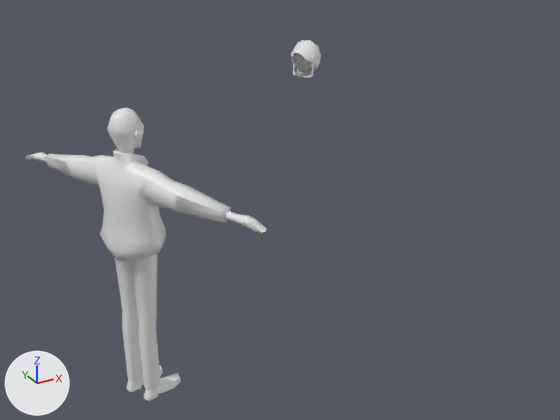
Before and after pictures for a commit that changed the FBX model Assets/Models/Characters/Rig_Stu.fbx.
Before and after are seen from a 50 mm lens placed at (-1.69, -1.14, 2.62), pointed at (0.47, 2.79, 0.66). The lights are fixed; the arrows at lower left show +X, +Y and +Z. Vertices at the same position are counted once.

Before the edit, the objects in view are built like this:
```python
me_cube_084 = bpy.data.meshes.new('Cube.084')
me_cube_084.from_pydata(...)  # 638 vertices, 674 faces; spans x -0.81..0.81, y -0.18..0.13, z 0.0..1.6
# faces by material slot: [424, 250]
me_cube_084.materials.append(mat_stu)  # white #e7e7e7
me_cube_084.materials.append(mat_jacket)  # white #e7e7e7
# before: 20 (0.09, 0.05, 0.07) at pixel (127, 376), 21 (0.04, 0.05, 0.07) at pixel (134, 380), 100 (0.06, -0.04, 0.07), 101 (0.06, 0.06, 0.07) at pixel (128, 380), 130 (0.1, 0.0, 0.07)
# before: 179 (0.03, 0.05, 0.38) at pixel (130, 332), 181 (0.1, 0.05, 0.38) at pixel (122, 328), 182 (0.07, 0.07, 0.38) at pixel (123, 331), 183 (0.07, -0.04, 0.38), 184 (0.03, 0.01, 0.38) at pixel (136, 329)
# before: 185 (0.11, 0.01, 0.38), 352 (-0.09, 0.05, 0.07) at pixel (151, 388), 353 (-0.04, 0.05, 0.07) at pixel (144, 384), 427 (-0.06, -0.04, 0.07) at pixel (159, 378), 428 (-0.06, 0.06, 0.07) at pixel (145, 388)
# before: 454 (-0.1, 0.0, 0.07) at pixel (158, 385), 501 (-0.03, 0.05, 0.38) at pixel (138, 336), 503 (-0.1, 0.05, 0.38) at pixel (148, 340), 504 (-0.07, 0.07, 0.38) at pixel (141, 340), 505 (-0.07, -0.04, 0.38) at pixel (155, 331)
# before: 506 (-0.03, 0.01, 0.38), 507 (-0.11, 0.01, 0.38) at pixel (154, 338)
me_plane_001 = bpy.data.meshes.new('Plane.001')
me_plane_001.from_pydata(...)  # 96 vertices, 74 faces; spans x -0.072..0.083, y -0.091..0.081, z 0.004..0.158
me_plane_001.materials.append(mat_stu)  # white #e7e7e7
me_plane_056 = bpy.data.meshes.new('Plane.056')
me_plane_056.from_pydata(...)  # 96 vertices, 110 faces; spans x -0.052..0.052, y -0.0868..0.0137, z -0.0261..0.0112
me_plane_056.materials.append(mat_hair)  # white #e7e7e7
ob_char_face_stu = bpy.data.objects.new('char_Face_Stu', me_plane_001)
ob_char_face_stu.location = (0.642, 2.902, 1.558)
ob_char_face_stu.rotation_euler = (1.571, 0.0, 2.006)  # degrees (90, 0, 115)
ob_char_face_stu.scale = (1.3, 1.3, 1.3)
ob_obj_glasses = bpy.data.objects.new('obj_Glasses', me_plane_056)
ob_obj_glasses.location = (0.713, 2.93, 1.576)
ob_obj_glasses.rotation_euler = (1.561, -0.0485, 2.038)  # degrees (89, -2.8, 117)
ob_obj_glasses.scale = (1.36, 1.36, 1.36)
ob_stu = bpy.data.objects.new('Stu', me_cube_084)
ob_stu.location = (-0.635, 2.308, 0.0)
ob_stu.rotation_euler = (0.0, 0.0, 2.006)  # degrees (0, 0, 115)
```
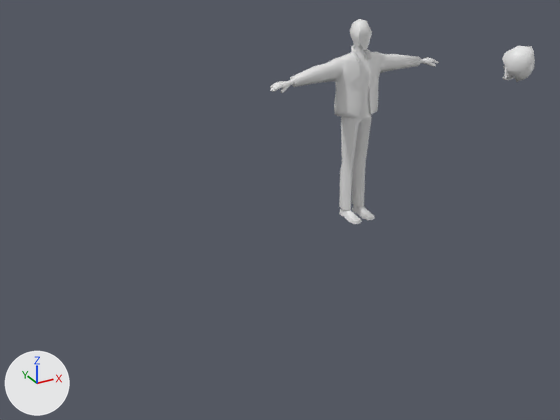
Pixel boxes (x1, y1, x2, y2) of what changed, in the pictures (560 x 420 px; the box of a moved part takes in the faces that stretch with it):
'Stu', reshaped, moved, turned
    before: (25, 108, 266, 401)
    after: (270, 19, 439, 224)
'char_Face_Stu', moved, turned
    before: (291, 40, 321, 78)
    after: (502, 46, 535, 82)
'obj_Glasses', moved, turned
    before: (293, 53, 314, 78)
    after: (503, 58, 515, 80)
part 1 of me_cube_084, moved or reshaped
    before: (88, 161, 166, 316)
    after: (332, 55, 388, 159)
part 2 of me_cube_084, moved or reshaped
    before: (122, 314, 161, 389)
    after: (339, 160, 366, 210)

The change, as a list of edits to the scene's bpy script:
```text
Change me_cube_084:
    used by ob_stu; location = (-0.635, 2.308, 0.0); rotation_euler = (0.0, 0.0, 2.006), in degrees (0, 0, 115)
    verts and faces of me_cube_084; kept vertices keep their numbers, new ones are numbered from 638
    remove me_cube_084.from_pydata(...)  # 638 vertices, 674 faces; spans x -0.81..0.81, y -0.18..0.13, z 0.0..1.6
    add me_cube_084.from_pydata(...)  # 641 vertices, 674 faces; spans x -0.81..0.81, y -0.18..0.12, z 0.0..1.6
    me_cube_084 part 1
    5 faces are deleted
    11 vertices in x -0.11..0.11, y -0.12..0.06, z 0.81..1.06 move by (0.0, 0.01, 0.0)
    9 vertices in x 0.12..0.16, y -0.07..0.08, z 0.88..1.21 move by (0.03, 0.0, 0.0)
    9 vertices in x -0.16..-0.12, y -0.07..0.08, z 0.88..1.21 move by (-0.03, 0.0, 0.0)
    4 vertices in x 0.05..0.12, y -0.12..-0.08, z 0.92..0.97 move by (-0.01, 0.01, 0.0)
    4 vertices in x -0.12..-0.05, y -0.12..-0.08, z 0.92..0.97 move by (0.01, 0.01, 0.0)
    3 vertices in x -0.07..0.03, y -0.11..-0.07, z 0.87..1.2 move by (0.01, 0.0, 0.0)
    54 vertices move from x -0.18..0.18, y -0.11..0.13, z 0.81..1.21 to x -0.19..0.19, y -0.11..0.12, z 0.81..1.21
    3 vertices are added at (0.0, 0.07, 0.95), (0.0, 0.09, 0.89), (0.0, -0.09, 1.06)
    3 new faces join them, mat_stu (white #e7e7e7)
    2 new faces join them, mat_jacket (white #e7e7e7)
    me_cube_084 part 2
    add for i in [21, 184, 454]: verts[i] += (-0.01, 0.0, 0.0)
    add for i in [101, 182, 428, 504]: verts[i] += (0.0, 0.01, 0.0)
    add for i in [130, 353, 506]: verts[i] += (0.01, 0.0, 0.0)
    add for i in [181, 183, 185, 503, 505, 507]: verts[i] += (0.0, 0.0, 0.0)
    add verts[20] = (0.1, 0.06, 0.07)  # moved
    add verts[501] = (-0.02, 0.06, 0.38)  # moved
    add verts[100] = (0.06, -0.05, 0.07)  # moved, pixel (362, 206)
    add verts[427] = (-0.06, -0.05, 0.07)  # moved, pixel (350, 210)
    add verts[179] = (0.02, 0.06, 0.38)  # moved
    add verts[352] = (-0.1, 0.06, 0.07)  # moved, pixel (339, 206)
Change ob_stu:
    ob_stu.location: (-0.635, 2.308, 0.0) -> (1.681, 3.742, 0.0)
    ob_stu.rotation_euler: (0.0, 0.0, 2.006) -> (0.0, 0.0, 0.0769)  # degrees (0, 0, 115) -> degrees (0, 0, 4.4)
Change ob_obj_glasses:
    ob_obj_glasses.location: (0.713, 2.93, 1.576) -> (1.791, 2.262, 1.576)
    ob_obj_glasses.rotation_euler: (1.561, -0.0485, 2.038) -> (1.561, -0.0485, 0.109)  # degrees (89, -2.8, 117) -> degrees (89, -2.8, 6.2)
Change ob_char_face_stu:
    ob_char_face_stu.location: (0.642, 2.902, 1.558) -> (1.789, 2.338, 1.558)
    ob_char_face_stu.rotation_euler: (1.571, 0.0, 2.006) -> (1.571, 0.0, 0.0769)  # degrees (90, 0, 115) -> degrees (90, 0, 4.4)
```
